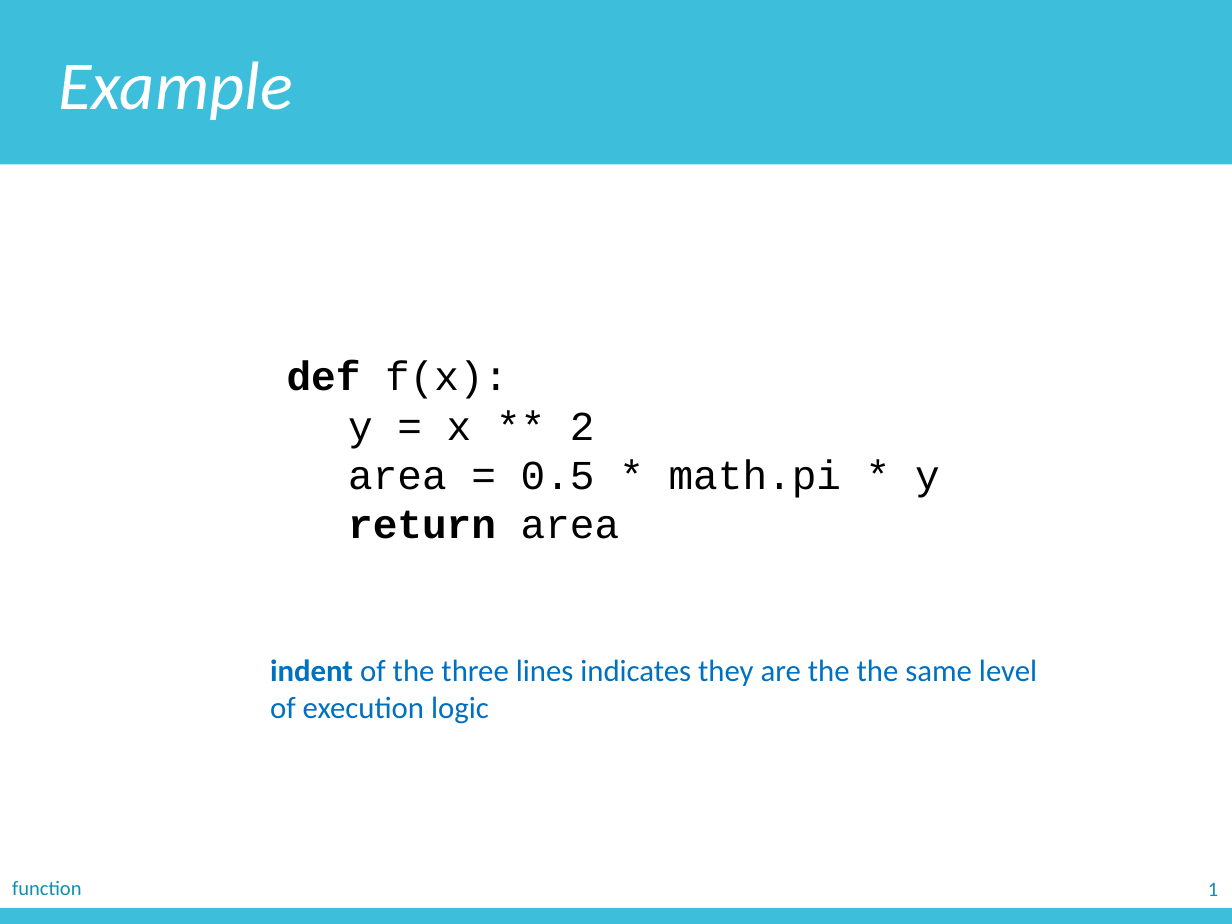
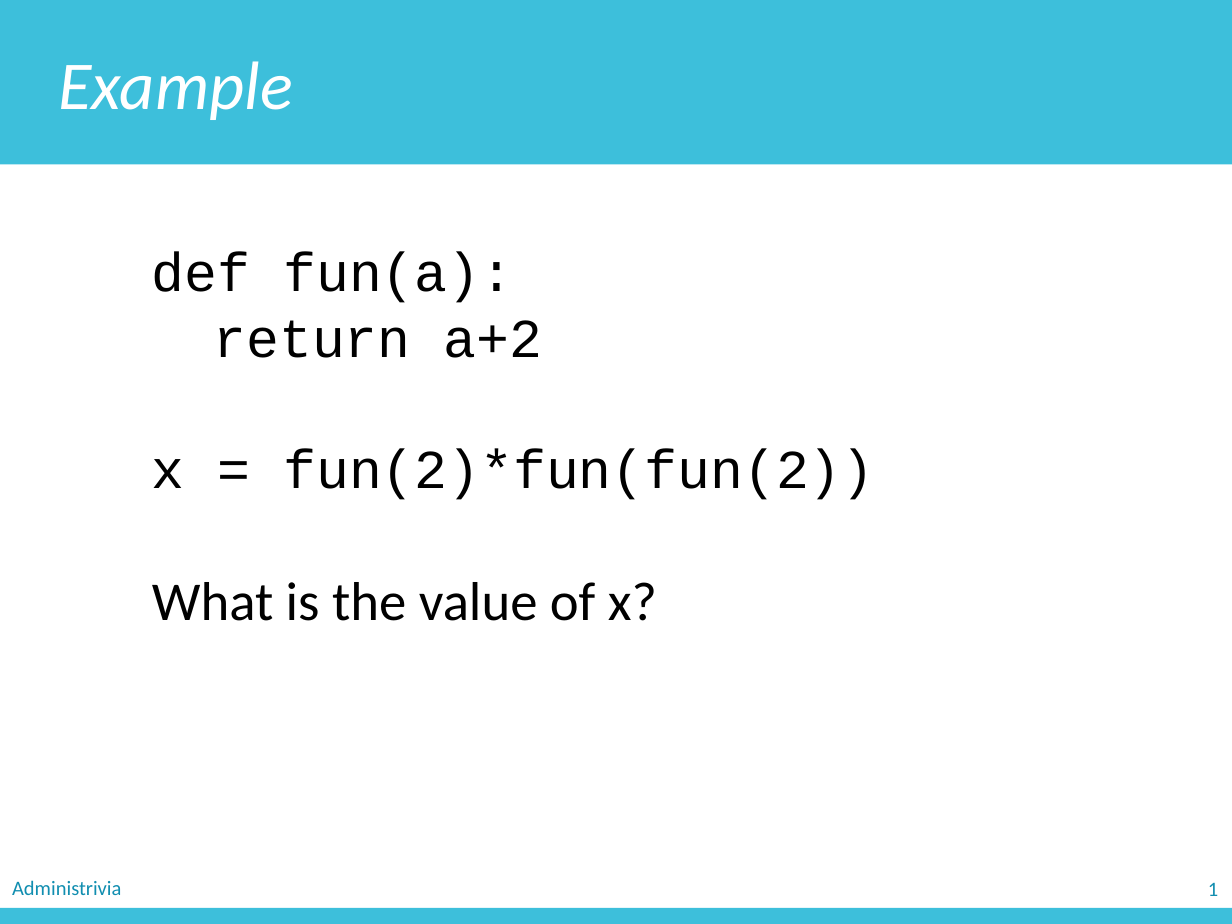
Before and after one commit to zichengliao/zuics101-fa17, a slide deck: slide 21 of lectures/lec05/lec05.pptx (slide 14 before the commit). Drawn at 1232x924 pixels with LibreOffice and Linux fonts; fonts in the diff are those of the drawing. Boxes give left, top, right and bottom in pixels: in the first picture for what was removed or moved away, otherwise in the second. Text is boxed around its words. In the diff, an @@ line names an element or a change of style, - is before the commit and + after.

```diff
--- a/lectures/lec05/lec05.pptx
+++ b/lectures/lec05/lec05.pptx
@@ text added at [152,252,874,621], 32 pt, text #000000 @@
+def fun(a):
+return a+2
+x = fun(2)*fun(fun(2))
+What is the value of x?
@@ text removed at [287,361,940,539] @@
-def f(x):
-y = x ** 2
-area = 0.5 * math.pi * y
-return area
@@ text removed at [270,659,1037,724] @@
-indent of the three lines indicates they are the the same level of execution logic
@@ text at [12,880,121,895]: text changed @@
-function
+Administrivia
```
Also in this commit, not shown: 8 other slides changed, 42 slides added, 19 slides removed, 3 other files.
